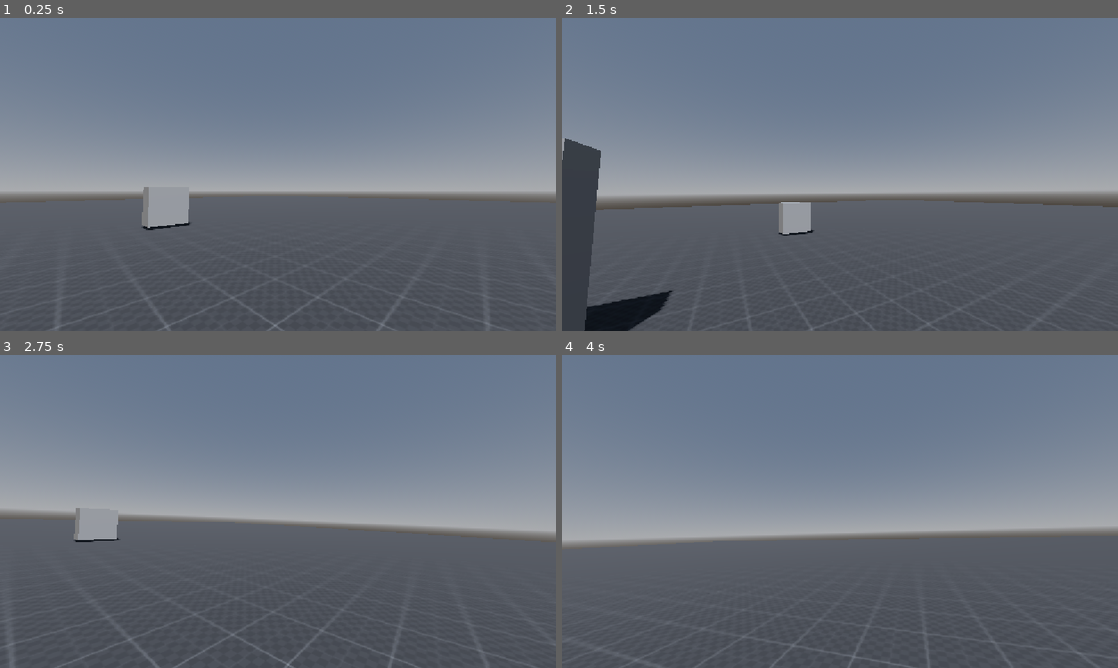
Above: before the commit, frames 1-4 (two rows, left to right).
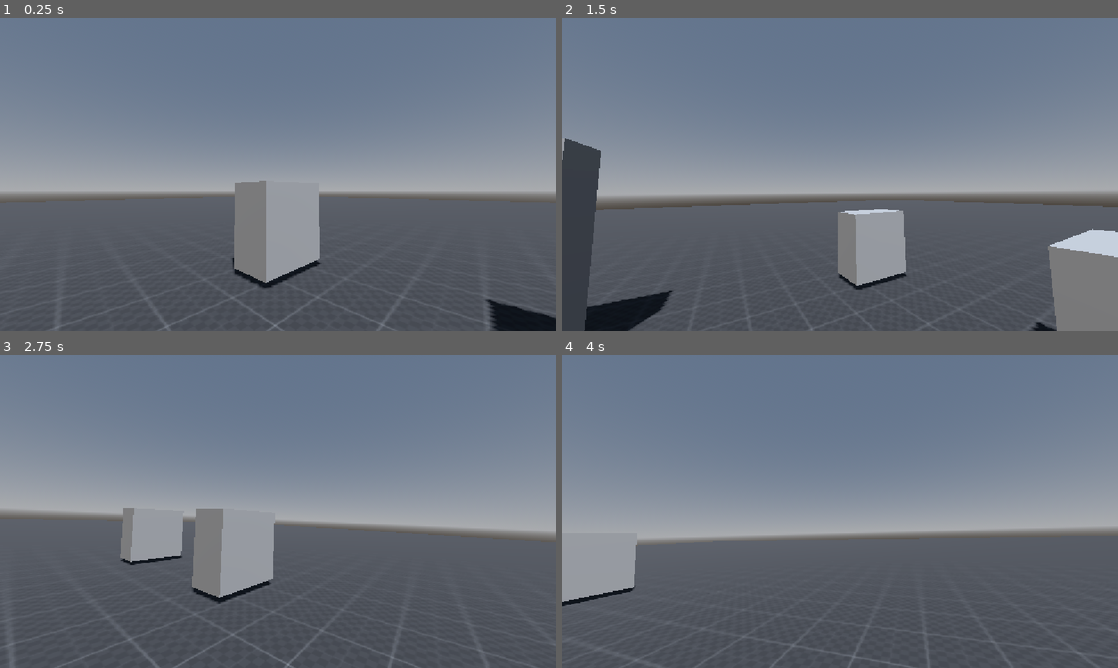
Above: after the commit, the same moments.

Repository: Just7Eman/new-patient-zero
Game: Godot game, scene res://Scenes/main_scene.tscn
Two runs of this game, one before a commit and one after it. Both use one fixed random seed, a clock stepped at 60 frames per second and the inputs below.
Inputs (mouse positions are in pixels of both pictures, inside the frame that each line leads up to):
- Up to frame 1 (0.25 s): no input
- Up to frame 2 (1.5 s): tap Enter at 0.5 s; move the mouse to (867, 174) at 0.52 s; hold Ctrl (sneak) 0.53-1.28 s; hold W (up) from 0.53 s (still down); tap Space (jump) at 0.77 s; move the mouse to (812, 174) at 1.27 s; tap Shift (sprint) at 1.35 s
- Up to frame 3 (2.75 s): keep holding W (up); tap Space (jump) at 1.52 s; move the mouse to (289, 505) at 2.02 s; hold Ctrl (sneak) from 2.03 s (still down)
- Up to frame 4 (4 s): keep holding W (up); move the mouse to (834, 517) at 2.77 s; release Ctrl (sneak) at 2.78 s; tap Shift (sprint) at 2.85 s; tap Space (jump) at 3.02, 3.77 s; move the mouse to (878, 514) at 3.52 s; hold Ctrl (sneak) from 3.53 s (still down)

The runs differ from the first frame. In frame 1, 6.0% of the frame differs, in the area x 25-100%, y 52-100%; in frame 2, 7.1%, in the area x 39-100%, y 58-100%; in frame 3, 5.8%; in frame 4, 2.4%.

Commit message:
Duplicated Small Box

Diff:
--- a/Scenes/main_scene.tscn
+++ b/Scenes/main_scene.tscn
@@ -45,7 +45,11 @@
 size = Vector3(1.7866821, 3.25, 1)
 
 [node name="Short Box" type="CSGBox3D" parent="Test Scene" unique_id=1233938353]
-transform = Transform3D(0.9999928, 0.003373959, 0.0017405683, -0.0033647562, 0.99998057, -0.005261749, -0.0017582926, 0.005255853, 0.9999846, -3.4607925, 1.4933436, 11.137263)
+transform = Transform3D(0.9999928, 0.003373959, 0.0017405683, -0.0033647562, 0.99998057, -0.005261749, -0.0017582926, 0.005255853, 0.9999846, -3.4607925, 1.4933436, 3.321125)
+size = Vector3(1.7866821, 1.8286133, 1)
+
+[node name="Short Box2" type="CSGBox3D" parent="Test Scene" unique_id=1453208340]
+transform = Transform3D(0.9999928, 0.003373959, 0.0017405683, -0.0033647562, 0.99998057, -0.005261749, -0.0017582926, 0.005255853, 0.9999846, -3.4607925, 1.4933436, -1.4350662)
 size = Vector3(1.7866821, 1.8286133, 1)
 
 [node name="Player" parent="." unique_id=1684661467 instance=ExtResource("1_52fb6")]
